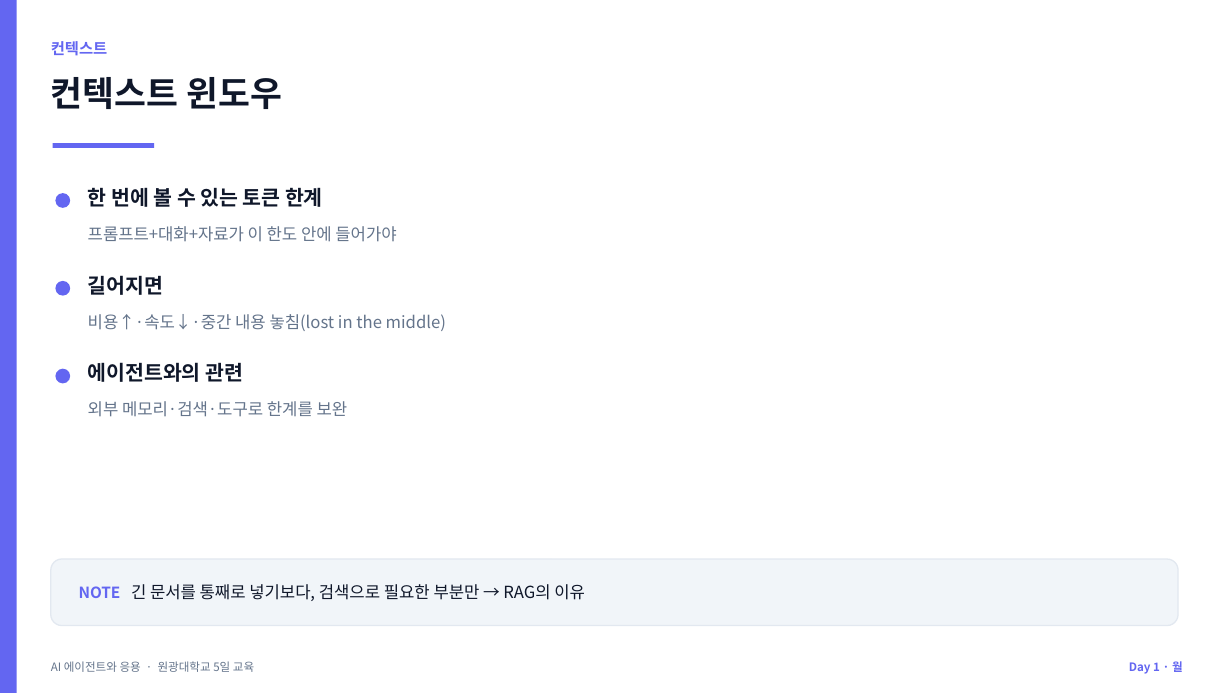
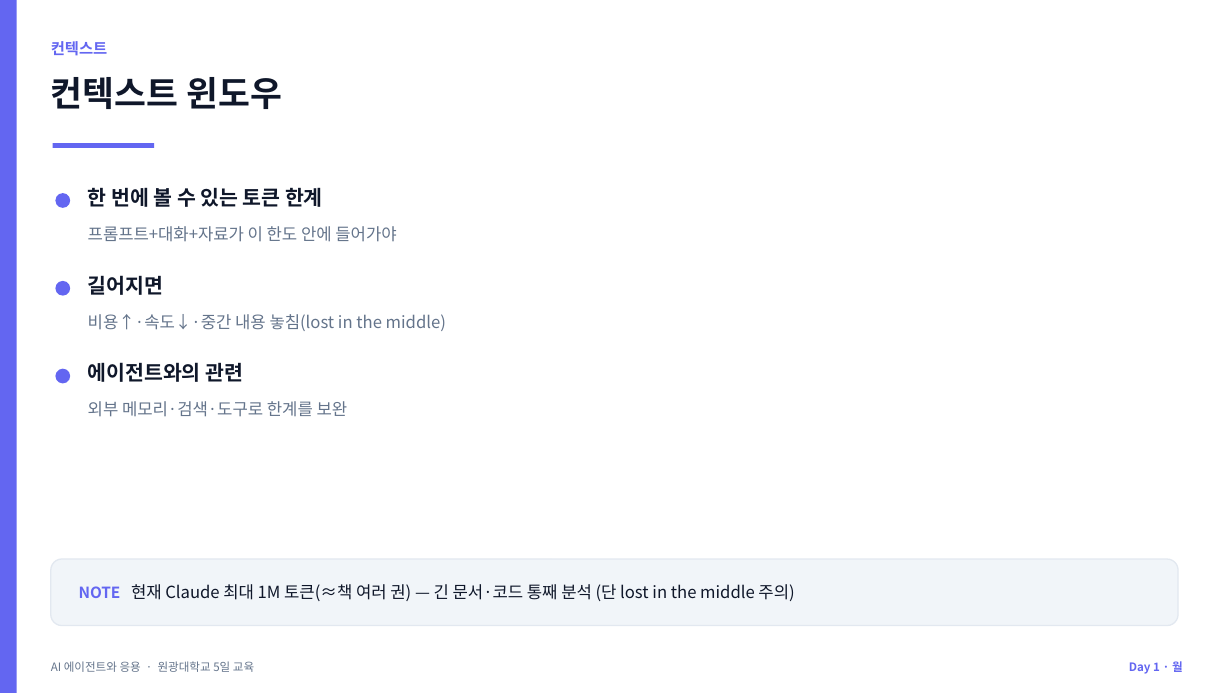
Before and after one commit to jyshin-22/wku-ai-agent-program, a slide deck: slide 16 of slides/day1.pptx. Drawn at 1232x693 pixels with LibreOffice and Linux fonts; fonts in the diff are those of the drawing. Boxes give left, top, right and bottom in pixels: in the first picture for what was removed or moved away, otherwise in the second. Text is boxed around its words. In the diff, an @@ line names an element or a change of style, - is before the commit and + after.

```diff
--- a/slides/day1.pptx
+++ b/slides/day1.pptx
@@ text at bbox=[79, 584, 794, 601]: text changed @@
-NOTE 긴 문서를 통째로 넣기보다, 검색으로 필요한 부분만 → RAG의 이유
+NOTE 현재 Claude 최대 1M 토큰(≈책 여러 권) — 긴 문서·코드 통째 분석 (단 lost in the middle 주의)
```
Also in this commit, not shown: 7 other slides changed, 10 other files.
